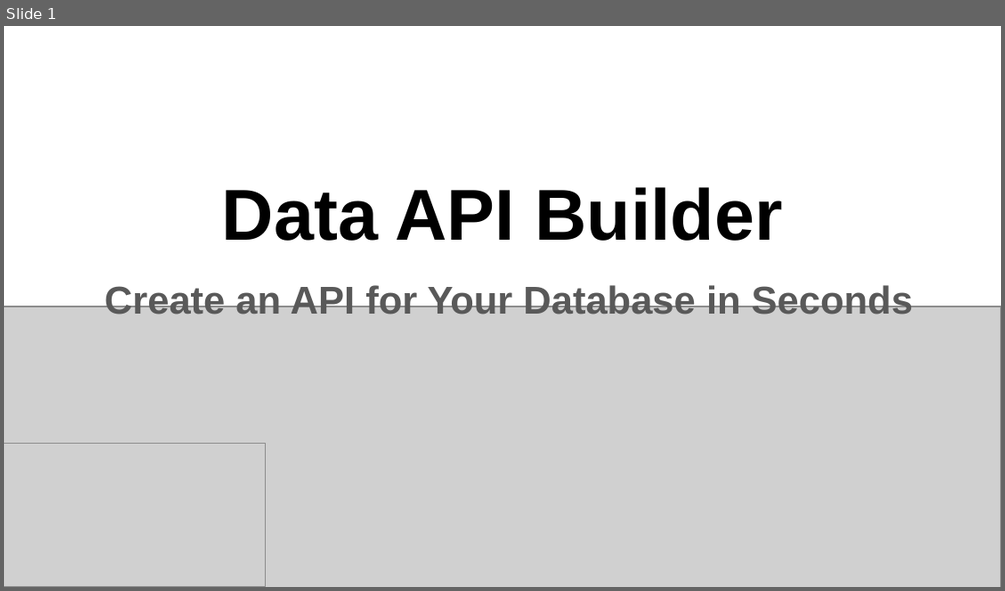
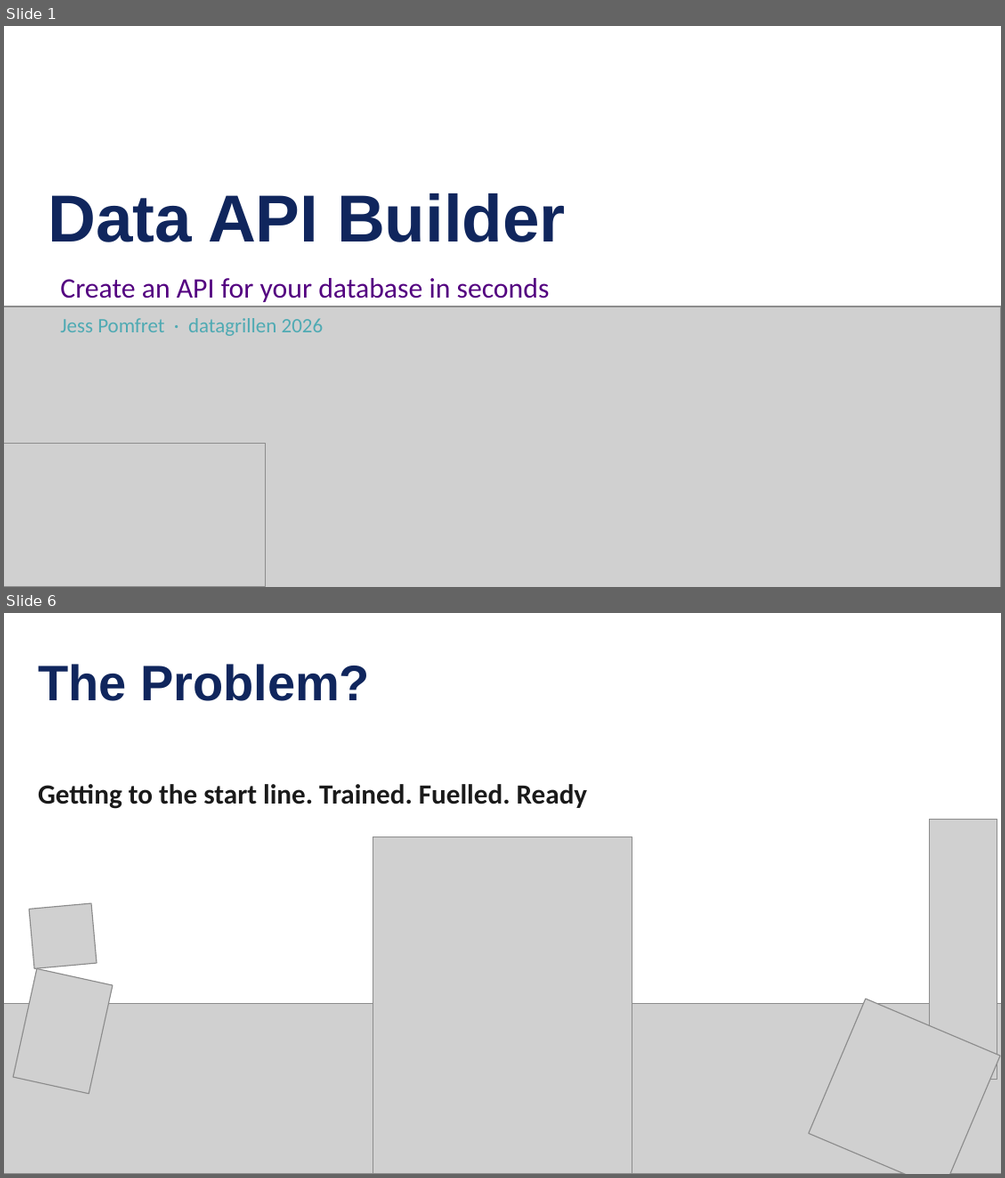
Before and after one commit to jpomfret/dab-presentation, a slide deck: Pomfret - dab - grillen.pptx. Shown one above the other, each under a label of ours: slide 1 before the commit, slides 1 and 6 after it; the slides between them are not shown. The pictures are 1005x591 and 1005x1178 pixels, drawn with LibreOffice and Linux fonts; fonts in the diff are those of the drawing; grey boxes stand for pictures. Boxes give left, top, right and bottom in pixels: in the first picture for what was removed or moved away, otherwise in the second. Text is boxed around its words. In the diff, an @@ line names an element or a change of style, - is before the commit and + after.

```diff
--- a/Pomfret - dab - grillen.pptx
+++ b/Pomfret - dab - grillen.pptx
@@ slide 6 added at box(4, 613, 1001, 1174), background #FFFFFF @@
@@ text added at box(38, 664, 370, 701), 36 pt, text #10265D, bold @@
+The Problem?
@@ text added at box(38, 784, 588, 809), 20 pt, text #1A1A1A, bold @@
+Getting to the start line. Trained. Fuelled. Ready
@@ picture added at box(929, 819, 997, 1078) @@
@@ picture added at box(372, 836, 632, 1173) @@
@@ picture added at box(30, 903, 97, 968) @@
@@ picture added at box(13, 969, 113, 1094) @@
@@ picture added at box(4, 1004, 1001, 1174) @@
@@ picture added at box(809, 999, 1001, 1174) @@
@@ slide 1 changed as well @@
@@ title "Data API Builder" at box(48, 193, 566, 242): size 52 to 48 pt, text colour #000000 to #10265D; alignment centre to left @@
@@ subtitle at box(60, 278, 550, 336): text changed; size 28 to 20.4 pt; font Arial to Calibri; text colour #595959 to #530080; bold off @@
-Create an API for Your Database in Seconds
+Create an API for your database in seconds
+Jess Pomfret · datagrillen 2026
```
Also in this commit, not shown: 49 other slides added, 10 slides removed, 13 other files.
